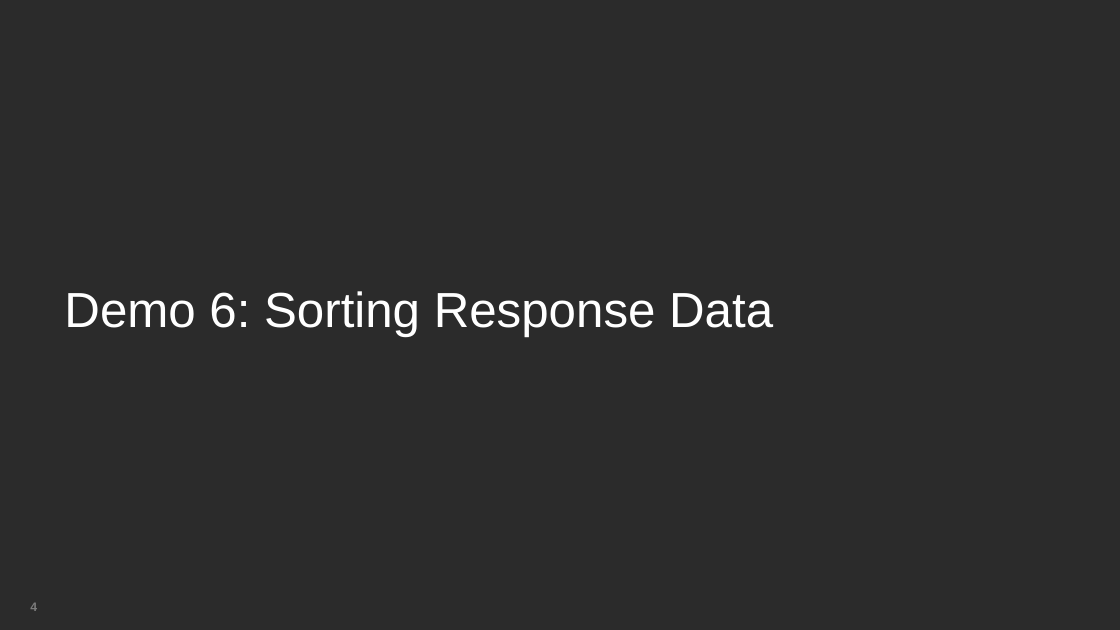
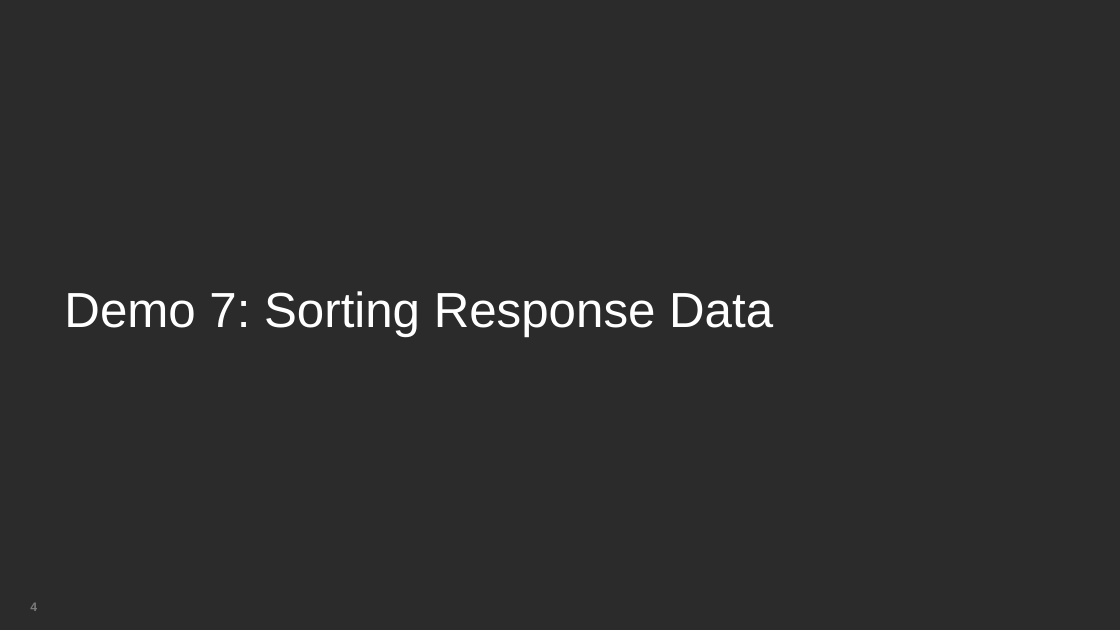
Before and after one commit to BrightcoveLearning/VideoCloudMediaAPI, a slide deck: slide 4 of VideoSessionsMaterials/sorting-data.pptx. Drawn at 1120x630 pixels with LibreOffice and Linux fonts; fonts in the diff are those of the drawing; background and template pictures are left out; a plain dark background stands for a picture behind light text. Boxes give left, top, right and bottom in pixels: in the first picture for what was removed or moved away, otherwise in the second. Text is boxed around its words. In the diff, an @@ line names an element or a change of style, - is before the commit and + after.

```diff
--- a/VideoSessionsMaterials/sorting-data.pptx
+++ b/VideoSessionsMaterials/sorting-data.pptx
@@ text at (64,291,773,337): text changed @@
-Demo 6: Sorting Response Data
+Demo 7: Sorting Response Data
```
Also in this commit, not shown: 10 other files.
